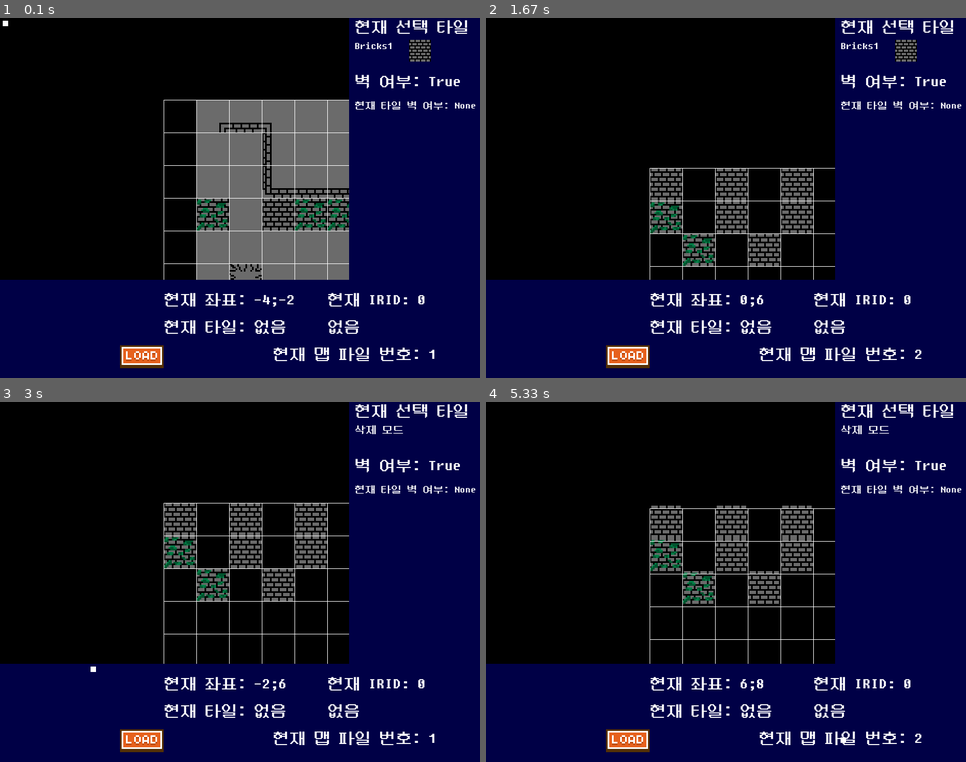
Above: before the commit, frames 1-4 (two rows, left to right).
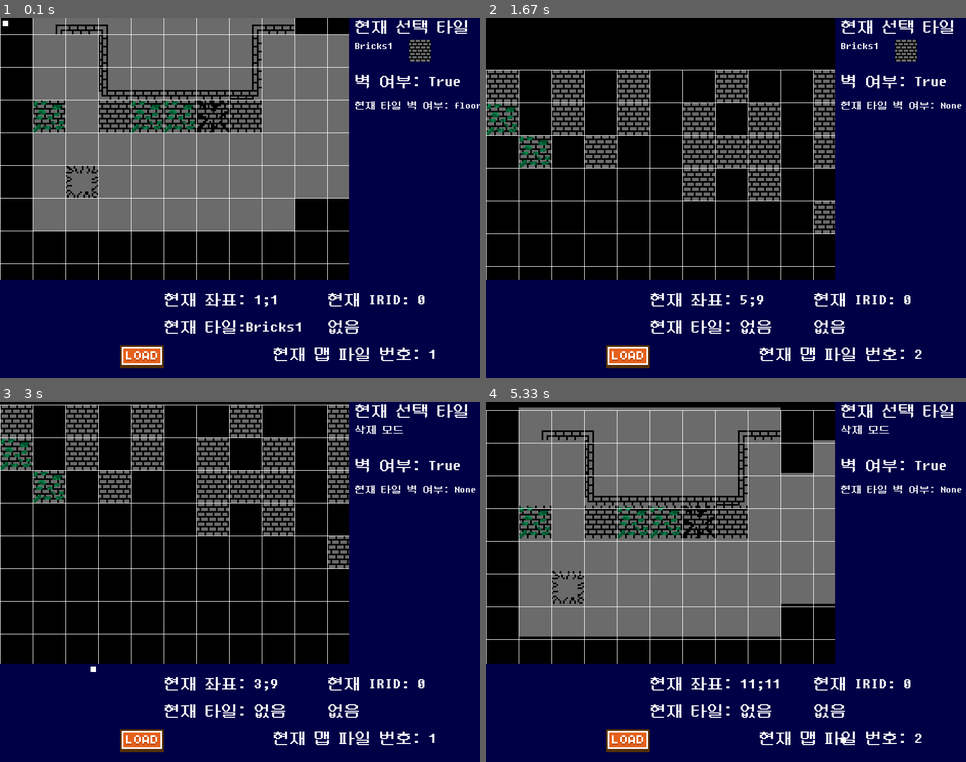
Above: after the commit, the same moments.

Repository: jiwootv/625_game
Game: pygame game, started from 6.25 game/1950MapEditor.py
Two runs of this game, one before a commit and one after it. Both use one fixed random seed, a clock stepped at 60 frames per second and the inputs below.
Inputs (mouse positions are in pixels of both pictures, inside the frame that each line leads up to):
- Up to frame 1 (0.1 s): no input
- Up to frame 2 (1.67 s): tap S at 0.33 s; tap Enter at 0.67 s; hold Up 1-1.47 s; hold W 1-1.47 s; click (630, 356) at 1.55 s
- Up to frame 3 (3 s): tap F at 1.83 s; hold Down 2.17-2.47 s; hold S 2.17-2.47 s; click (230, 682) at 2.55 s, where only the run before the commit has a clickable "현재 좌표: -4,-2"; click (91, 664) at 2.88 s
- Up to frame 4 (5.33 s): click (798, 456) at 3.22 s; hold Up 3.5-3.87 s; hold W 3.5-3.87 s; click (716, 682) at 3.95 s, where only the run before the commit has a clickable "현재 좌표: -4,-4"; click (601, 448) at 4.28 s; click "현재 맵 파일 번호: 2" at 4.62 s; hold Down 4.9-5.27 s; hold S 4.9-5.27 s; hold Up from 5.3 s (still down); hold W from 5.3 s (still down)

The runs differ from the first frame. In frame 1, 32% of the frame differs, in the area x 0-100%, y 0-88%; in frame 2, 10%; in frame 3, 10%; in frame 4, 34%, in the area x 0-73%, y 1-81%.

Commit message:
개쩐다 우와

Diff:
--- /dev/null
+++ b/6.25 game/SIn.py
@@ -0,0 +1,57 @@
+import pygame, sys, math, random
+pygame.init()
+screen = pygame.display.set_mode((640, 480))
+k =0
+clock = pygame.time.Clock()
+x = random.randint(200, 400)
+class Test:
+	def __init__(self, screen):
+		self.count = 0
+		self.screen = screen
+		self.r_c = int(random.random()*255)
+
+		self.color = (int(random.random()*255), int(random.random()*255), int(random.random()*255))
+		print(self.color)
+		self.x = self.x = random.randint(0, 600)
+		self.x = self.x = random.randint(0, 600)
+	def draw(self):
+		self.count += 0.1
+		if math.tan(self.count + 0.5) * 20 > 300:
+			print("GAY", self.count)
+			self.x = random.randint(0, 600)
+			self.count = 4.2
+
+		pygame.draw.rect(screen, self.color, pygame.rect.Rect(self.x, 200 + math.tan(self.count + 0.5) * 20, 40, 60))
+
+tanmak = []
+for i in range(0): tanmak.append(Test(screen))
+while True:
+	k += 0.1
+	screen.fill(0)
+	pygame.draw.rect(screen, (255, 0, 255), pygame.rect.Rect(300, 200+math.sin(k)*20, 40, 40))
+	pygame.draw.rect(screen, (255, 0, 255), pygame.rect.Rect(340, 200 + math.sin(k-0.5) * 20, 40, 40))
+	pygame.draw.rect(screen, (255, 0, 255), pygame.rect.Rect(380, 200 + math.sin(k - 1) * 20, 40, 40))
+	pygame.draw.rect(screen, (255, 0, 255), pygame.rect.Rect(260, 200 + math.sin(k+0.5) * 20, 40, 40))
+
+
+	for t in tanmak:
+		t.draw()
+		pass
+
+
+	for i in range(1):
+		a = pygame.rect.Rect((math.cos(k + 0.5 + i*0.25) * 60+320, math.sin(k + 0.5 + i*0.25) * 60+200, 40, 40))
+		#pygame.draw.rect(screen, (0, 0, 255), a)
+		pygame.draw.circle(screen, (200, 150, 0), (math.cos(k + 0.5 + i*0.25) * 120+320, math.sin(k + 0.5 + i*0.25) * 60+200), 40)
+		print(k)
+
+		k += random.random()*0.2
+
+
+
+	pygame.display.update()
+	for event in pygame.event.get():
+		if event.type == pygame.QUIT:
+			pygame.quit()
+			sys.exit()
+	clock.tick(30)
--- a/6.25 game/asda.py
+++ b/6.25 game/asda.py
@@ -1,3 +1,29 @@
-for k in range(0, self.map_max * self.tile_size + 1, self.tile_size):  # 세로선
-	x, y = self.Map_c.moveposGet()
-	pygame.draw.line(self.screen, (255, 255, 255), start_pos=(k, y), end_pos=(x + self.map_max * self.tile_size, k + y))
+import math
+import matplotlib.pyplot as plt
+
+s16='아래2자리: {0:0.2f}, 아래 5자리 : {1:0.5f}'.format(123.1234567,3.14)
+print(s16)
+
+sin = []
+cos = []
+tan = []
+#출처: https://blockdmask.tistory.com/424 [개발자 지망생:티스토리]
+for i in range(1, 91):
+	print("sin {0}: {1:0.3f}".format(i, math.sin(i)*100), end=" | ")
+	sin.append(math.sin(i))
+	tan.append(math.tan(i))
+	cos.append(math.cos(i))
+	print("cos {0}: {1:0.3f}".format(i, math.cos(i) * 100), end=" | ")
+	print("tan {0}: {1:0.3f}".format(i, math.tan(i) * 100))
+#tan[89] = 2000
+print(sin.__len__())
+plt.xlim(0,90)
+plt.ylim(-400, 400)
+
+plt.plot(sin, "r")
+plt.plot(cos, "b")
+plt.plot(tan, "g")
+
+plt.legend(['Sin','Cos','Tan'], fontsize=15, loc='lower right', ncol=3)
+plt.grid()
+plt.show()
--- /dev/null
+++ b/6.25 game/data/code/effect.py
@@ -0,0 +1,143 @@
+import pygame, msgbox
+import sys
+from pygame.locals import QUIT, KEYDOWN, K_ESCAPE
+
+# Initialize Pygame
+pygame.init()
+pygame.mixer.init()
+# Constants for screen dimensions and frame rate
+SCREEN_WIDTH = 640
+SCREEN_HEIGHT = 480
+FRAMES_PER_SECOND = 30
+
+# Set up the window
+window = pygame.display.set_mode((SCREEN_WIDTH, SCREEN_HEIGHT))
+
+# Colors
+BLACK = (0, 0, 0)
+WHITE = (255, 255, 255)
+
+# Clock to manage frame rate
+clock = pygame.time.Clock()
+DIR = "data\\"
+if __name__ == '__main__': DIR = "..\\sound"
+
+
+class GameOver:
+	def __init__(self, screen):
+		self.game_over_sounds = [pygame.mixer.Sound(DIR + r"\music\Myuu-Down-the-Rabbit-hole.mp3"), pygame.mixer.Sound(r"..\sound\effect\GlassBroken.mp3"), pygame.mixer.Sound(r"..\sound\effect\HandGunSound1.mp3")]
+		self.game_over_sounds[2].play()
+		self.game_over_sounds[1].play()
+		self.game_over_sounds[0].play()
+		self.t123 = pygame.time.get_ticks()
+		self.soundcount = 0
+		print(self.t123)
+		self.connect = pygame.mixer.Sound(r"..\sound\effect\Connect.wav")
+		self.screen = screen
+
+
+
+		self.text = lambda size, text, pos: self.screen.blit(pygame.font.Font(r"..\font\DungGeunMo.otf", 50).render(text, 0, (255, 255, 255)), pos)
+		self.text1 = self.text(30, "GaNaDaLaMaBaSa", (0, 0))
+		#self.connect.play()
+		print(DIR + "\\effect\\A piano.wav")
+
+	def text_show(self):
+		self.t = pygame.time.get_ticks()
+		if self.t> 3000 + self.t123:
+			if not self.soundcount: self.connect.play()
+			self.soundcount = 1
+			self.text(30, "Retry?", (200, 250))
+		self.text(30, "Game Over", (200, 210))
+
+
+
+# Cinematic techniques
+class FadeInOut:
+	def __init__(self, screen):
+		self.screen = screen
+		self.fade_surface = pygame.Surface((SCREEN_WIDTH, SCREEN_HEIGHT))
+		self.fade_surface_rect = self.fade_surface.get_rect()
+		print()
+	def fade_in(self, color, speed):
+		'''Perform a fade-in effect on a given surface.'''
+		for alpha in range(0, 255, speed):
+			self.fade_surface.fill(color)
+			#self.screen.fill(BLACK)
+			self.fade_surface.set_alpha(alpha)
+			self.screen.blit(self.fade_surface, self.fade_surface_rect)
+			pygame.display.update()
+			clock.tick(FRAMES_PER_SECOND)
+			for event in pygame.event.get():
+				if event.type == QUIT or (event.type == KEYDOWN and event.key == K_ESCAPE):
+					return 1
+
+
+	def fade_out(self, color, speed):
+		'''Perform a fade-out effect on a given surface.'''
+		for alpha in range(255, -1, -speed):
+			self.screen.fill(BLACK)
+			self.fade_surface.fill(color)
+			self.fade_surface.set_alpha(alpha)
+			self.screen.blit(self.fade_surface, self.fade_surface_rect)
+			pygame.display.update()
+			clock.tick(FRAMES_PER_SECOND)
+			for event in pygame.event.get():
+				if event.type == QUIT or (event.type == KEYDOWN and event.key == K_ESCAPE):
+					return 1
+
+
+	# Main function to execute cinematic effects
+
+	def fade_in_out(self, color, speed):
+		return self.fade_in(color, speed) or self.fade_out(color, speed)
+
+
+# Run the program
+if __name__ == '__main__':
+	TYPE = 1
+	if TYPE == 1:
+		a = FadeInOut(window)
+
+		running = True
+		while running:
+
+
+			for event in pygame.event.get():
+				if event.type == QUIT or (event.type == KEYDOWN and event.key == K_ESCAPE):
+					pygame.quit()
+					sys.exit()
+
+			# Black screen to start with
+			window.fill(BLACK)
+			window.fill((25, 52, 255))
+			pygame.display.update()
+
+			# Fade in to white screen
+			if a.fade_in_out(BLACK, 10): print("SAVING..")
+
+			running = False  # Run the effect once for demo purposes
+	if TYPE == 2:
+		a = FadeInOut(window)
+		# "붉은 액체가 머리를 타고 흘러내린다.", "서서히 눈이 감긴다. 졸리다.", "끝인.. 건가?"
+		if msgbox.MsgBox(window, ["교촌치킨 허니콤보 먹고싶다..", "졸리다.."], 10, 0, 25).get_event(): print("SAVING..")
+		g = GameOver(window)
+		running = True
+		window.fill((255, 255, 255))
+		if a.fade_out((255, 0, 0), 10):
+			print("SAVING..")
+			sys.exit()
+
+
+		while running:
+
+
+			for event in pygame.event.get():
+				if event.type == QUIT or (event.type == KEYDOWN and event.key == K_ESCAPE):
+					pygame.quit()
+					sys.exit()
+
+			# Black screen to start with
+			window.fill(BLACK)
+			g.text_show()
+			pygame.display.update()
--- a/6.25 game/data/code/map.py
+++ b/6.25 game/data/code/map.py
@@ -3,6 +3,7 @@
 import json
 import pygame
 import sys
+#import effect
 
 DIR = r"C:\Users\PC\PycharmProjects\625 game\6.25 game\data\img\\" if __name__ == "__main__" else r"data\img\\"
 DIR1 = r"C:\Users\PC\PycharmProjects\625 game\6.25 game\data\map\\" if __name__ == "__main__" else "data\\map\\"
@@ -184,7 +185,7 @@
 
 			if DEBUG:
 				pygame.draw.rect(self.root, self.color, self.p_hitbox)
-				pygame.draw.rect(self.root, self.color, self.tile_hitboxes[0])
+				#pygame.draw.rect(self.root, self.color, self.tile_hitboxes[0])
 
 
 
@@ -213,7 +214,6 @@
 		for tileIR in self.TileHitboxIR:
 
 			if self.p_hitbox.colliderect(tileIR):
-				(self.tile_list[self.TileHitboxIR.index(tileIR)]["IRID"])
 				self.tileEvent.append(self.tile_list[self.TileHitboxIR.index(tileIR)]["IRID"])
 
 		# 충돌 / 이동감지
@@ -268,6 +268,7 @@
 
 		if self.movetype[3] == 1 and not self.collides[3]:
 			self.move_pos[0] += self.move_speed
+		print(self.collide)
 
 	def moveposGet(self):
 		return self.move_pos
--- a/6.25 game/data/code/msgbox.py
+++ b/6.25 game/data/code/msgbox.py
@@ -5,6 +5,7 @@
 pygame.init()
 DIR = "data\\"
 if __name__ == "__main__": DIR = "..\\"
+if __name__ == "msgbox": DIR = "..\\"
 
 DEBUG = True
 
@@ -16,9 +17,12 @@
 
 
 class MsgBox:
-    def __init__(self, screen, text, speed, soundtype, size, y=0):
+    def __init__(self, screen, text, speed, soundtype, size, *args):
         self.font = pygame.font.Font(DIR + "font\\DungGeunMo.otf", size)
-        self.y = y
+        try:
+            self.y = args[0]
+        except IndexError:
+            self.y = 0
         self.root = screen
         self.P = True
         self.size = size
@@ -44,7 +48,11 @@
         self.sound = [pygame.mixer.Sound(DIR + "sound\\effect\\A Piano.wav"), pygame.mixer.Sound(DIR + "sound\\effect"
                                                                                                        "\\Typing.wav", )]
         self.ev = 0
-        self.draw()
+        try:
+            self.draw(more_func=args[1])
+        except IndexError:
+            self.draw()
+
 
     def t_update(self):
         self.rect_t = self.font.render(self.now_text, 1, (255, 255, 255))
@@ -77,7 +85,7 @@
         return self.quit
 
 
-    def draw(self):
+    def draw(self, more_func=None):
         clock = pygame.time.Clock()
         self.P = True
         while self.P:
@@ -100,6 +108,9 @@
                     if event.key == pygame.K_x:
                         self.now_text = self.text[self.text_line]
                         self.now_text_count = len(self.text[self.text_line])
+                if more_func != None:
+                    print(type(more_func))
+                    more_func(event=event)
             self.t_update()
             self._draw()
             pygame.display.update()
--- a/6.25 game/data/map/room1.json
+++ b/6.25 game/data/map/room1.json
@@ -4,8 +4,8 @@
         20
     ],
     "startpos": [
-        10,
-        5
+        0,
+        -1
     ],
     "tilemap": {
         "10;2": {
--- a/6.25 game/data/map/room2.json
+++ b/6.25 game/data/map/room2.json
@@ -14,15 +14,6 @@
             "pos": [
                 11,
                 1
-            ],
-            "type": "floor"
-        },
-        "11;10": {
-            "IRID": 1,
-            "img": "Bricks3",
-            "pos": [
-                11,
-                10
             ],
             "type": "floor"
         },
@@ -53,159 +44,6 @@
             ],
             "type": "floor"
         },
-        "11;7": {
-            "IRID": 1,
-            "img": "Bricks3",
-            "pos": [
-                11,
-                7
-            ],
-            "type": "floor"
-        },
-        "11;8": {
-            "IRID": 1,
-            "img": "Bricks3",
-            "pos": [
-                11,
-                8
-            ],
-            "type": "floor"
-        },
-        "11;9": {
-            "IRID": 1,
-            "img": "Bricks3",
-            "pos": [
-                11,
-                9
-            ],
-            "type": "floor"
-        },
-        "12;8": {
-            "IRID": 1,
-            "img": "Bricks3",
-            "pos": [
-                12,
-                8
-            ],
-            "type": "floor"
-        },
-        "13;9": {
-            "IRID": 1,
-            "img": "Bricks3",
-            "pos": [
-                13,
-                9
-            ],
-            "type": "floor"
-        },
-        "14;10": {
-            "IRID": 1,
-            "img": "Bricks3",
-            "pos": [
-                14,
-                10
-            ],
-            "type": "floor"
-        },
-        "14;7": {
-            "IRID": 1,
-            "img": "Bricks3",
-            "pos": [
-                14,
-                7
-            ],
-            "type": "floor"
-        },
-        "14;8": {
-            "IRID": 1,
-            "img": "Bricks3",
-            "pos": [
-                14,
-                8
-            ],
-            "type": "floor"
-        },
-        "14;9": {
-            "IRID": 1,
-            "img": "Bricks3",
-            "pos": [
-                14,
-                9
-            ],
-            "type": "floor"
-        },
-        "16;8": {
-            "IRID": 1,
-            "img": "Bricks3",
-            "pos": [
-                16,
-                8
-            ],
-            "type": "floor"
-        },
-        "17;11": {
-            "IRID": 1,
-            "img": "Bricks3",
-            "pos": [
-                17,
-                11
-            ],
-            "type": "floor"
-        },
-        "17;7": {
-            "IRID": 1,
-            "img": "Bricks3",
-            "pos": [
-                17,
-                7
-            ],
-            "type": "floor"
-        },
-        "17;9": {
-            "IRID": 1,
-            "img": "Bricks3",
-            "pos": [
-                17,
-                9
-            ],
-            "type": "floor"
-        },
-        "18;11": {
-            "IRID": 1,
-            "img": "Bricks3",
-            "pos": [
-                18,
-                11
-            ],
-            "type": "floor"
-        },
-        "18;7": {
-            "IRID": 1,
-            "img": "Bricks3",
-            "pos": [
-                18,
-                7
-            ],
-            "type": "floor"
-        },
-        "18;9": {
-            "IRID": 1,
-            "img": "Bricks3",
-            "pos": [
-                18,
-                9
-            ],
-            "type": "floor"
-        },
-        "19;10": {
-            "IRID": 1,
-            "img": "Bricks3",
-            "pos": [
-                19,
-                10
-            ],
-            "type": "floor"
-        },
         "1;1": {
             "IRID": 0,
             "img": "Bricks1",
@@ -233,30 +71,12 @@
             ],
             "type": "floor"
         },
-        "2;7": {
-            "IRID": 0,
-            "img": "Bricks1",
-            "pos": [
-                2,
-                7
-            ],
-            "type": "floor"
-        },
         "3;1": {
             "IRID": 0,
             "img": "Bricks1",
             "pos": [
                 3,
                 1
-            ],
-            "type": "floor"
-        },
-        "3;10": {
-            "IRID": 0,
-            "img": "Bricks1",
-            "pos": [
-                3,
-                10
             ],
             "type": "floor"
         },
@@ -269,57 +89,12 @@
             ],
             "type": "floor"
         },
-        "3;6": {
-            "IRID": 0,
-            "img": "Bricks1",
-            "pos": [
-                3,
-                6
-            ],
-            "type": "floor"
-        },
-        "3;8": {
-            "IRID": 0,
-            "img": "Bricks1",
-            "pos": [
-                3,
-                8
-            ],
-            "type": "floor"
-        },
-        "4;10": {
-            "IRID": 0,
-            "img": "Bricks1",
-            "pos": [
-                4,
-                10
-            ],
-            "type": "floor"
-        },
         "4;3": {
             "IRID": 0,
             "img": "Bricks1",
             "pos": [
                 4,
                 3
-            ],
-            "type": "floor"
-        },
-        "4;6": {
-            "IRID": 0,
-            "img": "Bricks1",
-            "pos": [
-                4,
-                6
-            ],
-            "type": "floor"
-        },
-        "4;8": {
-            "IRID": 0,
-            "img": "Bricks1",
-            "pos": [
-                4,
-                8
             ],
             "type": "floor"
         },
@@ -338,24 +113,6 @@
             "pos": [
                 5,
                 2
-            ],
-            "type": "floor"
-        },
-        "5;9": {
-            "IRID": 0,
-            "img": "Bricks1",
-            "pos": [
-                5,
-                9
-            ],
-            "type": "floor"
-        },
-        "7;10": {
-            "IRID": 1,
-            "img": "Bricks3",
-            "pos": [
-                7,
-                10
             ],
             "type": "floor"
         },
@@ -386,24 +143,6 @@
             ],
             "type": "floor"
         },
-        "7;8": {
-            "IRID": 1,
-            "img": "Bricks3",
-            "pos": [
-                7,
-                8
-            ],
-            "type": "floor"
-        },
-        "7;9": {
-            "IRID": 1,
-            "img": "Bricks3",
-            "pos": [
-                7,
-                9
-            ],
-            "type": "floor"
-        },
         "8;1": {
             "IRID": 0,
             "img": "Bricks1",
@@ -419,33 +158,6 @@
             "pos": [
                 8,
                 3
-            ],
-            "type": "floor"
-        },
-        "8;7": {
-            "IRID": 1,
-            "img": "Bricks3",
-            "pos": [
-                8,
-                7
-            ],
-            "type": "floor"
-        },
-        "8;9": {
-            "IRID": 1,
-            "img": "Bricks3",
-            "pos": [
-                8,
-                9
-            ],
-            "type": "floor"
-        },
-        "9;10": {
-            "IRID": 1,
-            "img": "Bricks3",
-            "pos": [
-                9,
-                10
             ],
             "type": "floor"
         },
@@ -475,24 +187,6 @@
                 4
             ],
             "type": "floor"
-        },
-        "9;8": {
-            "IRID": 1,
-            "img": "Bricks3",
-            "pos": [
-                9,
-                8
-            ],
-            "type": "floor"
-        },
-        "9;9": {
-            "IRID": 1,
-            "img": "Bricks3",
-            "pos": [
-                9,
-                9
-            ],
-            "type": "floor"
         }
     }
 }
--- a/6.25 game/main.py
+++ b/6.25 game/main.py
@@ -404,53 +404,38 @@
         self.menu()
         print(" MAINRUN ")
         self.file_start()
-
-
+        self.screen.fill((0))
+        msg.MsgBox(self.screen, ["TEXT"], 10, 1, 50, 0, self.event).get_event()
 
 
         self.IntroBgm.stop()
         self.screen.fill(0)
-        msg.eventset(self.event)
-        while True:
-            a = msg.MsgBox(self.screen, "* 어둡다.. 아무것도 볼 수 없다", 20, 0, 25).draw()
-            if a == "END1":
-                pygame.quit()
-                sys.exit()
-            elif a == "END2":
-                print("성공")
-                break
-
-        while True:
-            a = msg.MsgBox(self.screen, "* 차갑다.. 아무것도 알 수 없다", 20, 0, 25).draw()
-            if a == "END1":
-                for event in pygame.event.get():
-                    self.event(event=event)
-            elif a == "END2":
-                print("성공")
-                break
-
-        while True:
-            a = msg.MsgBox(self.screen, "* 차가운 물이 한 방울 떨어졌다.", 20, 0, 25).draw()
-            for event in pygame.event.get():
-                self.event(event=event)
-            if a == "END2": break
+
+
+
 
         Screen = self.screen
         M = self.mapfile
         Clock = pygame.time.Clock()
-        M._load(2)
+        M._load(1)
         M.draw_set()
+        ROOMNUMBER = 0
         while True:
             self.screen.fill(0)
+            M.event()
             M.draw()
-            M.event()
-            M._load(1)
-            M.draw_set()
-            Screen.blit(M.assets["Player"], (287, 215))
+
+            self.screen.blit(M.assets["Player"], (287, 215))
             pygame.display.update()
             for event in pygame.event.get():
-                self.event(event)
+                if event.type == pygame.QUIT:
+                    pygame.quit()
+                    sys.exit()
+            for i in M.tileEvent:
+                if i == 1:
+                    ROOMNUMBER += 1
+                    M._load(ROOMNUMBER)
+                    M.draw_set()
             Clock.tick(60)
 
-
 Game().run()
Not shown, removed: 6.25 game/data/save/file0
Not shown, added: 6.25 game/data/sound/effect/Sound license
Not shown, added: 6.25 game/data/sound/effect/GlassBroken.mp3
Not shown, added: 6.25 game/data/sound/effect/HandGunSound1.mp3
Not shown, added: 6.25 game/data/sound/music/Myuu-Down-the-Rabbit-Hole.mp3
Not shown, added: 6.25 game/data/sound/music/Myuu-Lights-Out.mp3
